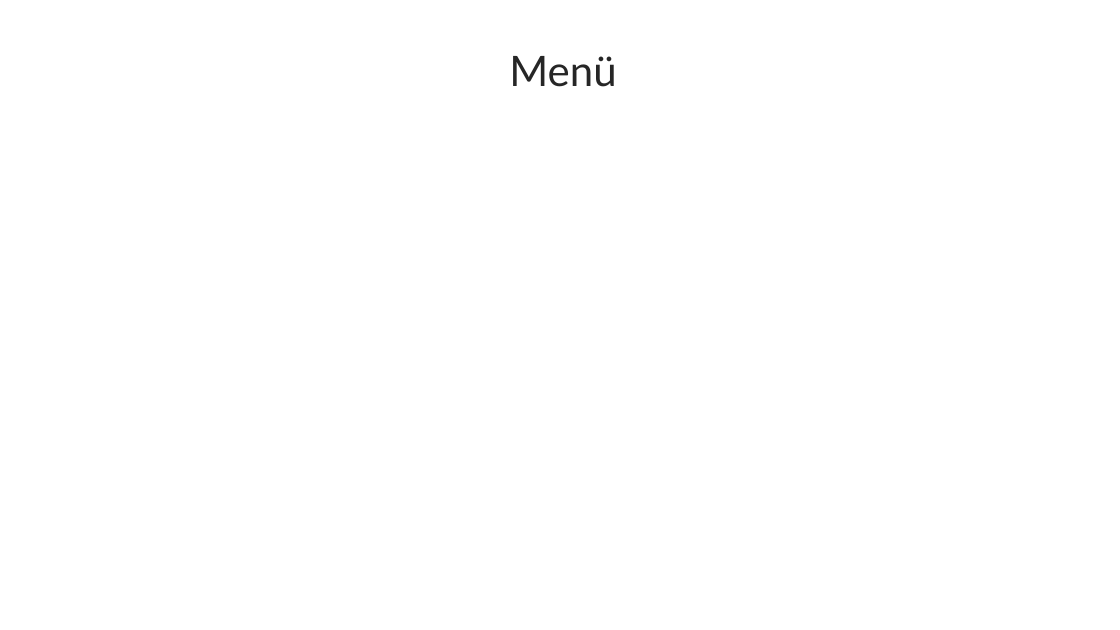
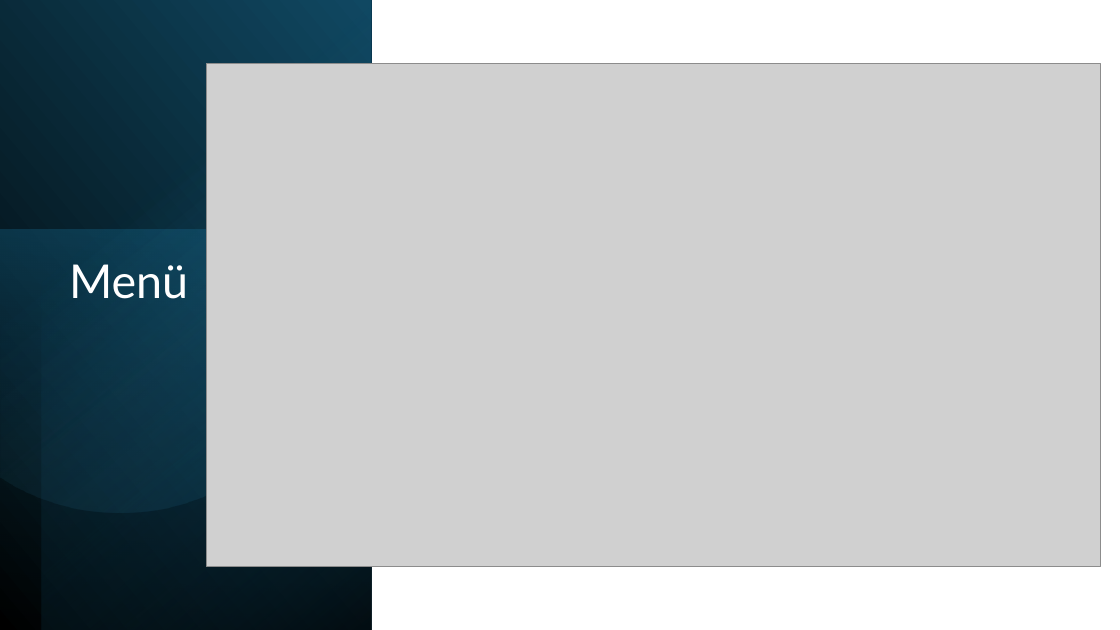
Before and after one commit to Grim-Reaperr/RotS, a slide deck: slide 7 of Projektdokumentation/ZwischenPresentation.pptx (slide 4 before the commit). Drawn at 1120x630 pixels with LibreOffice and Linux fonts; fonts in the diff are those of the drawing; grey boxes stand for pictures; background and template pictures are left out. Boxes give left, top, right and bottom in pixels: in the first picture for what was removed or moved away, otherwise in the second. Text is boxed around its words. In the diff, an @@ line names an element or a change of style, - is before the commit and + after.

```diff
--- a/Projektdokumentation/ZwischenPresentation.pptx
+++ b/Projektdokumentation/ZwischenPresentation.pptx
@@ rectangle added at bbox=[0, 0, 371, 630], fill gradient #000000 to #104862 @@
@@ rectangle added at bbox=[42, 0, 371, 630], fill gradient #000000 to #156082 @@
@@ rectangle removed at bbox=[0, 39, 1120, 108] @@
@@ line removed from (0, 32) to (1120, 32) @@
@@ freeform shape added at bbox=[0, 44, 380, 552], fill gradient #46B1E1 to #104862 @@
@@ picture added at bbox=[207, 64, 1102, 567] @@
@@ line removed from (0, 114) to (1120, 114) @@
@@ rectangle added at bbox=[0, 230, 371, 630], fill gradient #156082 to #0B3041 @@
@@ title "Menü": place and size @@
-title "Menü" at bbox=[509, 56, 616, 87]
+title "Menü" at bbox=[69, 264, 188, 299]
@@ title "Menü" at bbox=[69, 264, 188, 299]: size 36 to 40 pt, text colour #262626 to #FFFFFF; alignment centre to left; vertical alignment middle to top @@
```
Also in this commit, not shown: 2 other slides changed, 4 slides added, 1 slide removed, 16 other files.
